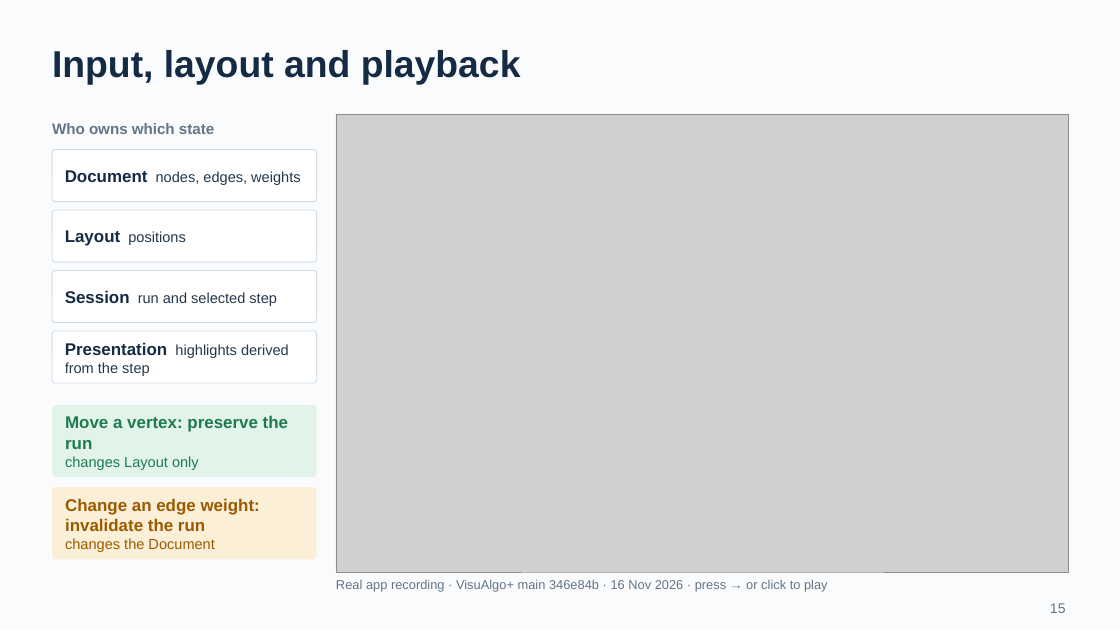
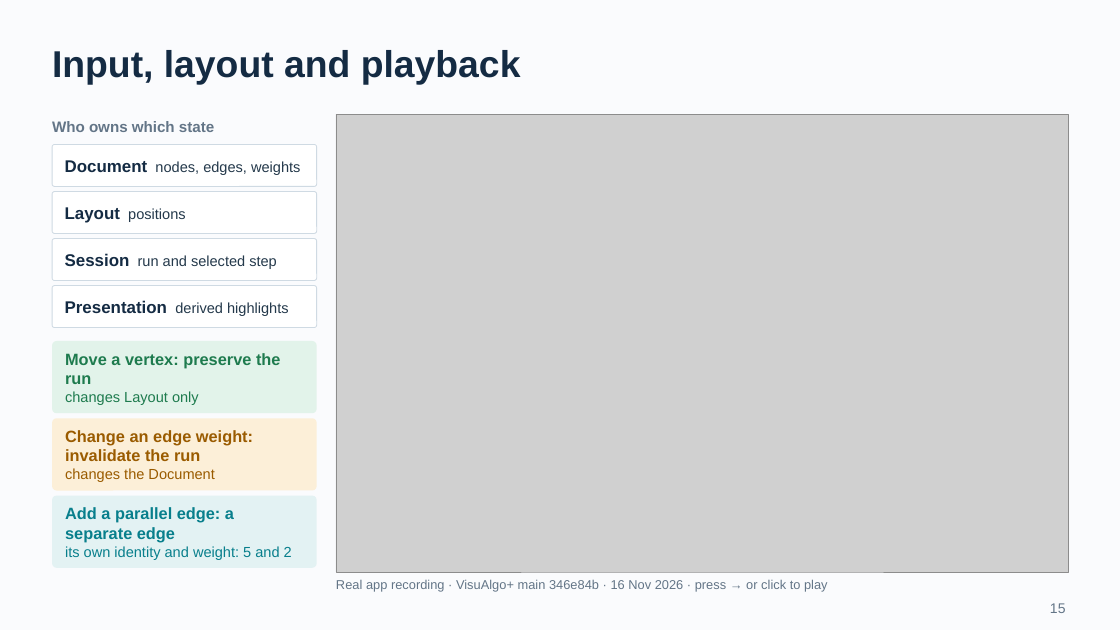
Before and after one commit to BJoozz/docsforfyp, a slide deck: slide 15 of presentation/VisuAlgo_CA_Presentation.pptx. Drawn at 1120x630 pixels with LibreOffice and Linux fonts; fonts in the diff are those of the drawing; grey boxes stand for pictures. Boxes give left, top, right and bottom in pixels: in the first picture for what was removed or moved away, otherwise in the second. Text is boxed around its words. In the diff, an @@ line names an element or a change of style, - is before the commit and + after.

```diff
--- a/presentation/VisuAlgo_CA_Presentation.pptx
+++ b/presentation/VisuAlgo_CA_Presentation.pptx
@@ rounded rectangle "Document nodes, edges, weights" resized from (x1=52, y1=150, x2=317, y2=202) to (x1=52, y1=145, x2=317, y2=187) @@
@@ rounded rectangle "Layout positions" resized from (x1=52, y1=210, x2=317, y2=262) to (x1=52, y1=192, x2=317, y2=234) @@
@@ rounded rectangle "Session run and selected step" resized from (x1=52, y1=271, x2=317, y2=323) to (x1=52, y1=239, x2=317, y2=281) @@
@@ rounded rectangle "Presentation derived highlights" resized from (x1=52, y1=331, x2=317, y2=383) to (x1=52, y1=286, x2=317, y2=328) @@
@@ text in rounded rectangle at (x1=65, y1=300, x2=289, y2=316): text changed @@
-Presentation highlights derived from the step
+Presentation derived highlights
@@ rounded rectangle "Move a vertex: preserve the ..." moved from (x1=52, y1=405, x2=317, y2=477) to (x1=52, y1=341, x2=317, y2=413) @@
@@ text in rounded rectangle at (x1=65, y1=353, x2=281, y2=384): size 14.5 to 14 pt in "Move a vertex: preserve the run" @@
@@ rounded rectangle "Change an edge weight: invalidate ..." moved from (x1=52, y1=487, x2=317, y2=560) to (x1=52, y1=418, x2=317, y2=491) @@
@@ text in rounded rectangle at (x1=65, y1=430, x2=253, y2=461): size 14.5 to 14 pt in "Change an edge weight: invalidate the run" @@
@@ rounded rectangle added at (x1=52, y1=496, x2=317, y2=568), fill #E3F2F3, 14 pt, text #087F8C, bold @@
+Add a parallel edge: a separate edge
+its own identity and weight: 5 and 2
```
Also in this commit, not shown: 13 other files.
